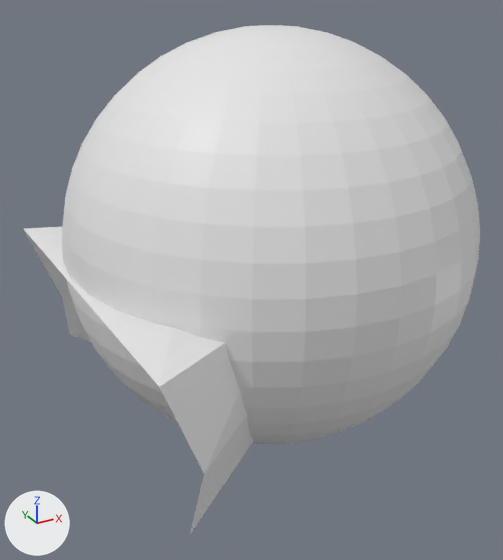
The Blender file fantasy-creatures.blend: old version first, new version second.
One viewpoint serves both versions: a 50 mm camera at (-99.2, -169.5, 72.4) aimed at (-6.8, -1.4, -11.6). The axes (+X, +Y, +Z) are drawn at lower left. The lights are the same throughout.

The first picture shows 'Ground', 'Skybox'.
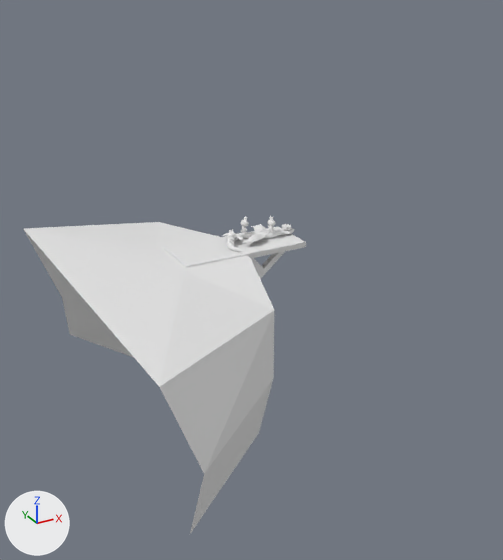
Pixel boxes (x1, y1, x2, y2) of what changed, in the pictures (503 x 560 px):
'Skybox', hidden: before (62, 25, 480, 444)
'Dock', unchanged, uncovered by the edit: after (164, 226, 306, 279)

What the commit changed:
Object 'Skybox' (ob_skybox) is now hidden.
